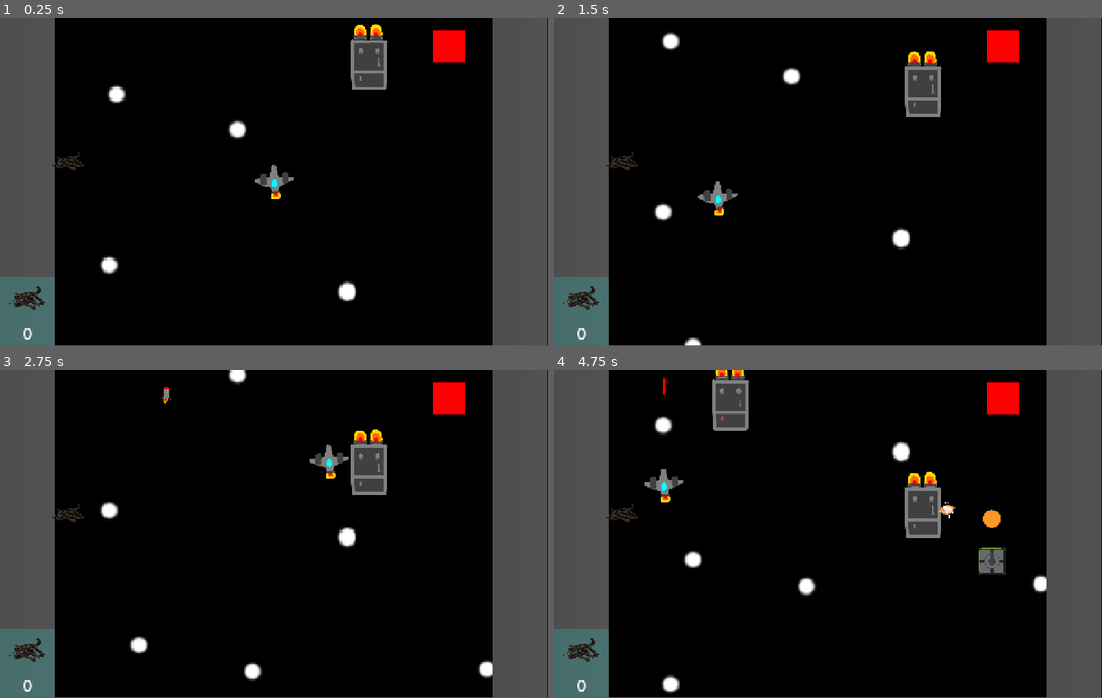
Above: before the commit, frames 1-4 (two rows, left to right).
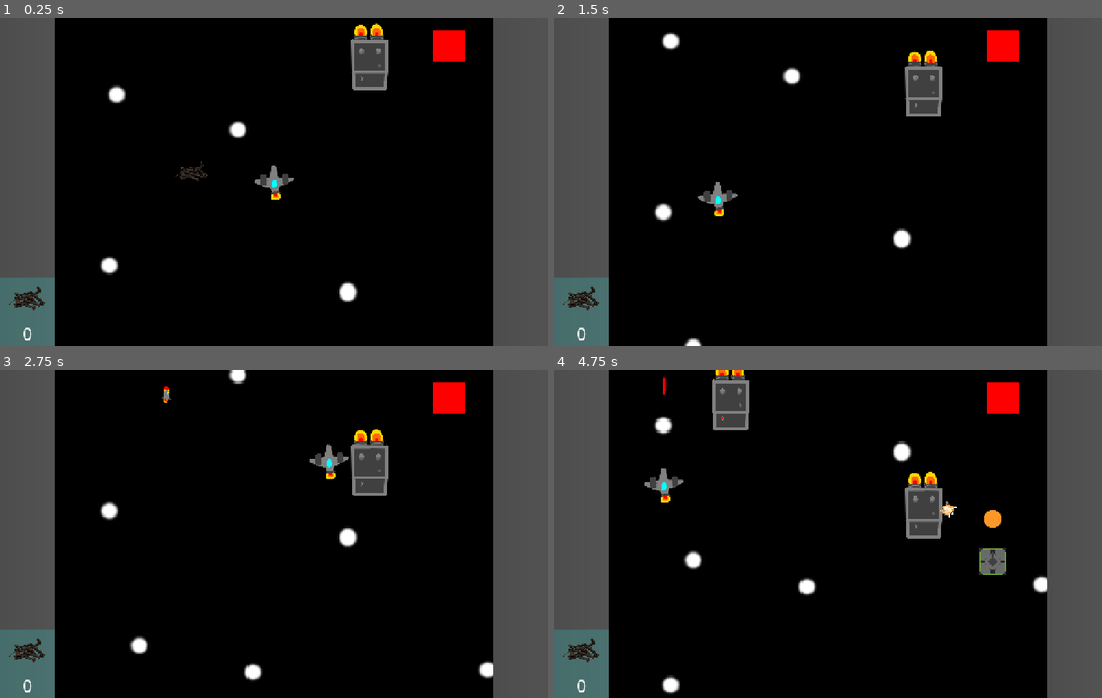
Above: after the commit, the same moments.

Repository: mykyta-bazhukhin/Cargo-Defense
Game: Godot game, scene res://Scenes/main_scene.tscn
Same seed, same stepped clock (60 frames per second), same inputs: the game is played once before the commit and once after it.
Inputs (mouse positions are in pixels of both pictures, inside the frame that each line leads up to):
- Up to frame 1 (0.25 s): no input
- Up to frame 2 (1.5 s): move the mouse to (948, 165) at 0.52 s; tap 1 (Place tower 1) at 0.6 s; move the mouse to (718, 198) at 1.27 s; tap 2 (Place tower 2) at 1.35 s
- Up to frame 3 (2.75 s): move the mouse to (328, 461) at 2.02 s; tap 3 (Place tower 3) at 2.1 s
- Up to frame 4 (4.75 s): move the mouse to (800, 599) at 2.77 s; tap L (give_scrap) at 2.85 s; move the mouse to (992, 583) at 3.52 s; tap 1 (Place tower 1) at 3.6 s; move the mouse to (663, 484) at 4.27 s; tap 2 (Place tower 2) at 4.35 s
The window is 800x479 before the commit and 800x480 after it. Grey fills any space a smaller window leaves; there, only what the larger window draws over its background counts as a difference.

The runs differ from the first frame. In frame 1, 1.2% of the frame differs, in the area x 0-100%, y 0-100%; in frame 2, 1.0%; in frame 3, 1.2%; in frame 4, 1.5%.

Commit message:
worked on improving the tower slots ui

Diff:
--- a/Scenes/label.gd
+++ b/Scenes/label.gd
@@ -3,4 +3,4 @@
 signal get_tower1_cost(body)
 
 func _ready():
-	get_tower1_cost.emit(self)
+	text = str(Global.scrap)
--- a/Scenes/main_scene.tscn
+++ b/Scenes/main_scene.tscn
@@ -14,7 +14,7 @@
 [ext_resource type="PackedScene" uid="uid://cx4rijcoi4yip" path="res://Scenes/scrap.tscn" id="8_07lw2"]
 [ext_resource type="PackedScene" uid="uid://c4eb8ftogdhv2" path="res://Scenes/tower_sample_projectile.tscn" id="9_vo715"]
 [ext_resource type="Texture2D" uid="uid://w0gtcnbme1cb" path="res://Sprites/tf2 scrap.png" id="14_gnsmo"]
-[ext_resource type="Script" uid="uid://hsyu0fj53anx" path="res://label.gd" id="15_psl12"]
+[ext_resource type="Script" uid="uid://dnkiu1svaavj1" path="res://Scenes/label.gd" id="15_lhp3t"]
 
 [sub_resource type="StyleBoxFlat" id="StyleBoxFlat_e6e4k"]
 bg_color = Color(0.209169, 0.744583, 0.714062, 0.286275)
@@ -56,22 +56,23 @@
 metadata/_edit_lock_ = true
 
 [node name="SpacePlane" parent="." instance=ExtResource("1_7xmnw")]
-position = Vector2(680, 632)
+position = Vector2(624, 608)
 
 [node name="Borders" type="Node2D" parent="."]
 position = Vector2(797, -39)
 
 [node name="BorderV" parent="Borders" instance=ExtResource("6_kli11")]
-position = Vector2(-733, 423)
+position = Vector2(-733, 447)
 
 [node name="BorderV2" parent="Borders" instance=ExtResource("6_kli11")]
-position = Vector2(419, 423)
+position = Vector2(419, 439)
 
 [node name="BorderH" parent="Borders" instance=ExtResource("7_xd2ry")]
 position = Vector2(-69, 847)
 collision_mask = 49
 
 [node name="BorderH2" parent="Borders" instance=ExtResource("7_xd2ry")]
+position = Vector2(-5, -1)
 collision_mask = 49
 
 [node name="TowerPoints" type="Node2D" parent="."]
@@ -204,10 +205,10 @@
 position = Vector2(1024, 64)
 
 [node name="Scrap" parent="." instance=ExtResource("8_07lw2")]
-position = Vector2(160, 336)
+position = Vector2(448, 360)
 
 [node name="tower_sample_projectile" parent="." instance=ExtResource("9_vo715")]
-position = Vector2(-72, 48)
+position = Vector2(-816, 192)
 
 [node name="CanvasLayer" type="CanvasLayer" parent="."]
 
@@ -241,7 +242,7 @@
 text = "0"
 horizontal_alignment = 1
 vertical_alignment = 1
-script = ExtResource("15_psl12")
+script = ExtResource("15_lhp3t")
 
 [connection signal="create_scrap" from="Enemies" to="Scraps" method="_on_enemies_create_scrap"]
 [connection signal="timeout" from="Enemies/SpawnEnemyTimer" to="." method="_on_spawn_enemy_timer_timeout"]
--- /dev/null
+++ b/Scenes/tower_slots.gd
@@ -0,0 +1,12 @@
+extends Control
+var TowerSampleScene = preload("res://Scenes/tower_sample.tscn")
+var tower_selection: Array = [TowerSampleScene,null,null]
+
+func _ready():
+	for i in range(tower_selection.size()):
+		if (tower_selection[i] == null):
+			continue
+		var tower_temp = tower_selection[i].instantiate()
+		get_node("%TowerImage" + str(i + 1)).texture = tower_temp.get_node("Sprite2D").texture
+		get_node("%TowerCost" + str(i + 1)).text = str(tower_temp.cost)
+		tower_temp.free()
--- a/Scenes/ui_test_scene.gd
+++ b/Scenes/ui_test_scene.gd
@@ -3,6 +3,7 @@
 var TowerSampleScene = preload("res://Scenes/tower_sample.tscn")
 
 var tower_selection_array: Array = [TowerSampleScene,null,null]
+
 
 func _ready():
 	pass
--- a/Scenes/ui_test_scene.tscn
+++ b/Scenes/ui_test_scene.tscn
@@ -8,9 +8,8 @@
 [ext_resource type="PackedScene" uid="uid://cx4rijcoi4yip" path="res://Scenes/scrap.tscn" id="5_rxn7m"]
 [ext_resource type="Texture2D" uid="uid://w0gtcnbme1cb" path="res://Sprites/tf2 scrap.png" id="6_nytet"]
 [ext_resource type="Script" uid="uid://hsyu0fj53anx" path="res://label.gd" id="6_rofef"]
+[ext_resource type="Script" uid="uid://dk0lwg8lihqss" path="res://Scenes/tower_slots.gd" id="9_70ou3"]
 [ext_resource type="Texture2D" uid="uid://haxkgxwvnd1q" path="res://Sprites/Towers/ball.png" id="9_wluib"]
-[ext_resource type="Script" uid="uid://4avmyahbax0y" path="res://Scenes/texture_rect.gd" id="10_70ou3"]
-[ext_resource type="Script" uid="uid://dnkiu1svaavj1" path="res://Scenes/label.gd" id="10_wluib"]
 
 [sub_resource type="StyleBoxFlat" id="StyleBoxFlat_b478v"]
 bg_color = Color(0.209169, 0.744583, 0.714062, 0.286275)
@@ -73,7 +72,7 @@
 position = Vector2(64, 408)
 
 [node name="BorderV2" parent="Borders" instance=ExtResource("3_q2ots")]
-position = Vector2(1280, 392)
+position = Vector2(1216, 384)
 
 [node name="BorderH" parent="Borders" instance=ExtResource("4_86s4d")]
 position = Vector2(656, 808)
@@ -88,7 +87,7 @@
 
 [node name="CanvasLayer" type="CanvasLayer" parent="."]
 
-[node name="PanelContainer" type="PanelContainer" parent="CanvasLayer"]
+[node name="ScrapPanelContainer" type="PanelContainer" parent="CanvasLayer"]
 custom_minimum_size = Vector2(110, 100)
 layout_direction = 1
 anchors_preset = 2
@@ -99,11 +98,11 @@
 grow_vertical = 0
 theme = SubResource("Theme_uamki")
 
-[node name="VBoxContainer" type="VBoxContainer" parent="CanvasLayer/PanelContainer"]
+[node name="VBoxContainer" type="VBoxContainer" parent="CanvasLayer/ScrapPanelContainer"]
 layout_mode = 2
 size_flags_vertical = 4
 
-[node name="TextureRect" type="TextureRect" parent="CanvasLayer/PanelContainer/VBoxContainer"]
+[node name="TextureRect" type="TextureRect" parent="CanvasLayer/ScrapPanelContainer/VBoxContainer"]
 custom_minimum_size = Vector2(0, 100)
 layout_mode = 2
 size_flags_vertical = 8
@@ -111,7 +110,7 @@
 expand_mode = 1
 stretch_mode = 5
 
-[node name="Label" type="Label" parent="CanvasLayer/PanelContainer/VBoxContainer"]
+[node name="Label" type="Label" parent="CanvasLayer/ScrapPanelContainer/VBoxContainer"]
 layout_mode = 2
 size_flags_vertical = 1
 theme_override_font_sizes/font_size = 40
@@ -120,34 +119,43 @@
 vertical_alignment = 1
 script = ExtResource("6_rofef")
 
-[node name="TowerOnePanelTest" type="PanelContainer" parent="CanvasLayer"]
+[node name="TowerSlots" type="MarginContainer" parent="CanvasLayer"]
+custom_minimum_size = Vector2(128, 608)
+offset_right = 128.0
+offset_bottom = 608.0
+
+[node name="TowerSlotsVBox" type="VBoxContainer" parent="CanvasLayer/TowerSlots"]
+layout_mode = 2
+script = ExtResource("9_70ou3")
+
+[node name="TowerPanel1" type="PanelContainer" parent="CanvasLayer/TowerSlots/TowerSlotsVBox"]
 custom_minimum_size = Vector2(128, 200)
-offset_right = 128.0
-offset_bottom = 200.0
+layout_mode = 2
 theme = SubResource("Theme_ha4vy")
 
-[node name="VBoxContainer" type="VBoxContainer" parent="CanvasLayer/TowerOnePanelTest"]
-layout_mode = 2
-
-[node name="TextureRect" type="TextureRect" parent="CanvasLayer/TowerOnePanelTest/VBoxContainer"]
+[node name="VBoxContainer" type="VBoxContainer" parent="CanvasLayer/TowerSlots/TowerSlotsVBox/TowerPanel1"]
+layout_mode = 2
+
+[node name="TowerImage1" type="TextureRect" parent="CanvasLayer/TowerSlots/TowerSlotsVBox/TowerPanel1/VBoxContainer"]
+unique_name_in_owner = true
 layout_mode = 2
 size_flags_vertical = 3
 texture = ExtResource("9_wluib")
 expand_mode = 1
 stretch_mode = 5
-script = ExtResource("10_70ou3")
-
-[node name="PanelContainer" type="PanelContainer" parent="CanvasLayer/TowerOnePanelTest/VBoxContainer"]
+
+[node name="PanelContainer" type="PanelContainer" parent="CanvasLayer/TowerSlots/TowerSlotsVBox/TowerPanel1/VBoxContainer"]
 layout_mode = 2
 size_flags_vertical = 8
 theme = SubResource("Theme_wluib")
 
-[node name="HBoxContainer" type="HBoxContainer" parent="CanvasLayer/TowerOnePanelTest/VBoxContainer/PanelContainer"]
+[node name="HBoxContainer" type="HBoxContainer" parent="CanvasLayer/TowerSlots/TowerSlotsVBox/TowerPanel1/VBoxContainer/PanelContainer"]
 layout_mode = 2
 size_flags_vertical = 8
 theme = SubResource("Theme_8jfvs")
 
-[node name="Label" type="Label" parent="CanvasLayer/TowerOnePanelTest/VBoxContainer/PanelContainer/HBoxContainer"]
+[node name="TowerCost1" type="Label" parent="CanvasLayer/TowerSlots/TowerSlotsVBox/TowerPanel1/VBoxContainer/PanelContainer/HBoxContainer"]
+unique_name_in_owner = true
 layout_mode = 2
 size_flags_horizontal = 10
 size_flags_vertical = 1
@@ -155,9 +163,92 @@
 text = "??"
 horizontal_alignment = 1
 vertical_alignment = 2
-script = ExtResource("10_wluib")
-
-[node name="TextureRect" type="TextureRect" parent="CanvasLayer/TowerOnePanelTest/VBoxContainer/PanelContainer/HBoxContainer"]
+
+[node name="TextureRect" type="TextureRect" parent="CanvasLayer/TowerSlots/TowerSlotsVBox/TowerPanel1/VBoxContainer/PanelContainer/HBoxContainer"]
+layout_mode = 2
+size_flags_horizontal = 2
+texture = ExtResource("6_nytet")
+expand_mode = 2
+
+[node name="TowerPanel2" type="PanelContainer" parent="CanvasLayer/TowerSlots/TowerSlotsVBox"]
+custom_minimum_size = Vector2(128, 200)
+layout_mode = 2
+theme = SubResource("Theme_ha4vy")
+
+[node name="VBoxContainer" type="VBoxContainer" parent="CanvasLayer/TowerSlots/TowerSlotsVBox/TowerPanel2"]
+layout_mode = 2
+
+[node name="TowerImage2" type="TextureRect" parent="CanvasLayer/TowerSlots/TowerSlotsVBox/TowerPanel2/VBoxContainer"]
+unique_name_in_owner = true
+layout_mode = 2
+size_flags_vertical = 3
+texture = ExtResource("9_wluib")
+expand_mode = 1
+stretch_mode = 5
+
+[node name="PanelContainer" type="PanelContainer" parent="CanvasLayer/TowerSlots/TowerSlotsVBox/TowerPanel2/VBoxContainer"]
+layout_mode = 2
+size_flags_vertical = 8
+theme = SubResource("Theme_wluib")
+
+[node name="HBoxContainer" type="HBoxContainer" parent="CanvasLayer/TowerSlots/TowerSlotsVBox/TowerPanel2/VBoxContainer/PanelContainer"]
+layout_mode = 2
+size_flags_vertical = 8
+theme = SubResource("Theme_8jfvs")
+
+[node name="TowerCost2" type="Label" parent="CanvasLayer/TowerSlots/TowerSlotsVBox/TowerPanel2/VBoxContainer/PanelContainer/HBoxContainer"]
+unique_name_in_owner = true
+layout_mode = 2
+size_flags_horizontal = 10
+size_flags_vertical = 1
+theme_override_font_sizes/font_size = 30
+text = "??"
+horizontal_alignment = 1
+vertical_alignment = 2
+
+[node name="TextureRect" type="TextureRect" parent="CanvasLayer/TowerSlots/TowerSlotsVBox/TowerPanel2/VBoxContainer/PanelContainer/HBoxContainer"]
+layout_mode = 2
+size_flags_horizontal = 2
+texture = ExtResource("6_nytet")
+expand_mode = 2
+
+[node name="TowerPanel3" type="PanelContainer" parent="CanvasLayer/TowerSlots/TowerSlotsVBox"]
+custom_minimum_size = Vector2(128, 200)
+layout_mode = 2
+theme = SubResource("Theme_ha4vy")
+
+[node name="VBoxContainer" type="VBoxContainer" parent="CanvasLayer/TowerSlots/TowerSlotsVBox/TowerPanel3"]
+layout_mode = 2
+
+[node name="TowerImage3" type="TextureRect" parent="CanvasLayer/TowerSlots/TowerSlotsVBox/TowerPanel3/VBoxContainer"]
+unique_name_in_owner = true
+layout_mode = 2
+size_flags_vertical = 3
+texture = ExtResource("9_wluib")
+expand_mode = 1
+stretch_mode = 5
+
+[node name="PanelContainer" type="PanelContainer" parent="CanvasLayer/TowerSlots/TowerSlotsVBox/TowerPanel3/VBoxContainer"]
+layout_mode = 2
+size_flags_vertical = 8
+theme = SubResource("Theme_wluib")
+
+[node name="HBoxContainer" type="HBoxContainer" parent="CanvasLayer/TowerSlots/TowerSlotsVBox/TowerPanel3/VBoxContainer/PanelContainer"]
+layout_mode = 2
+size_flags_vertical = 8
+theme = SubResource("Theme_8jfvs")
+
+[node name="TowerCost3" type="Label" parent="CanvasLayer/TowerSlots/TowerSlotsVBox/TowerPanel3/VBoxContainer/PanelContainer/HBoxContainer"]
+unique_name_in_owner = true
+layout_mode = 2
+size_flags_horizontal = 10
+size_flags_vertical = 1
+theme_override_font_sizes/font_size = 30
+text = "??"
+horizontal_alignment = 1
+vertical_alignment = 2
+
+[node name="TextureRect" type="TextureRect" parent="CanvasLayer/TowerSlots/TowerSlotsVBox/TowerPanel3/VBoxContainer/PanelContainer/HBoxContainer"]
 layout_mode = 2
 size_flags_horizontal = 2
 texture = ExtResource("6_nytet")
@@ -165,5 +256,3 @@
 
 [connection signal="shoot_primary" from="SpacePlane" to="." method="_on_space_plane_shoot_primary"]
 [connection signal="shoot_secondary" from="SpacePlane" to="." method="_on_space_plane_shoot_secondary"]
-[connection signal="get_tower_picture" from="CanvasLayer/TowerOnePanelTest/VBoxContainer/TextureRect" to="." method="_on_texture_rect_get_tower_picture"]
-[connection signal="get_tower1_cost" from="CanvasLayer/TowerOnePanelTest/VBoxContainer/PanelContainer/HBoxContainer/Label" to="." method="_on_label_get_tower_1_cost"]
--- a/label.gd
+++ b/label.gd
@@ -1,10 +1,4 @@
 extends Label
-
-
-# Called when the node enters the scene tree for the first time.
-func _ready() -> void:
-	pass # Replace with function body.
-
 
 # Called every frame. 'delta' is the elapsed time since the previous frame.
 func _process(delta: float) -> void:
--- a/project.godot
+++ b/project.godot
@@ -21,7 +21,7 @@
 
 [display]
 
-window/size/viewport_width=1282
+window/size/viewport_width=1280
 window/size/viewport_height=768
 window/stretch/mode="canvas_items"
 window/stretch/aspect="ignore"
Not shown, added: Scenes/tower_slots.gd.uid
Not shown: 1 places in Scenes/ui_test_scene.tscn that only renumber resources
